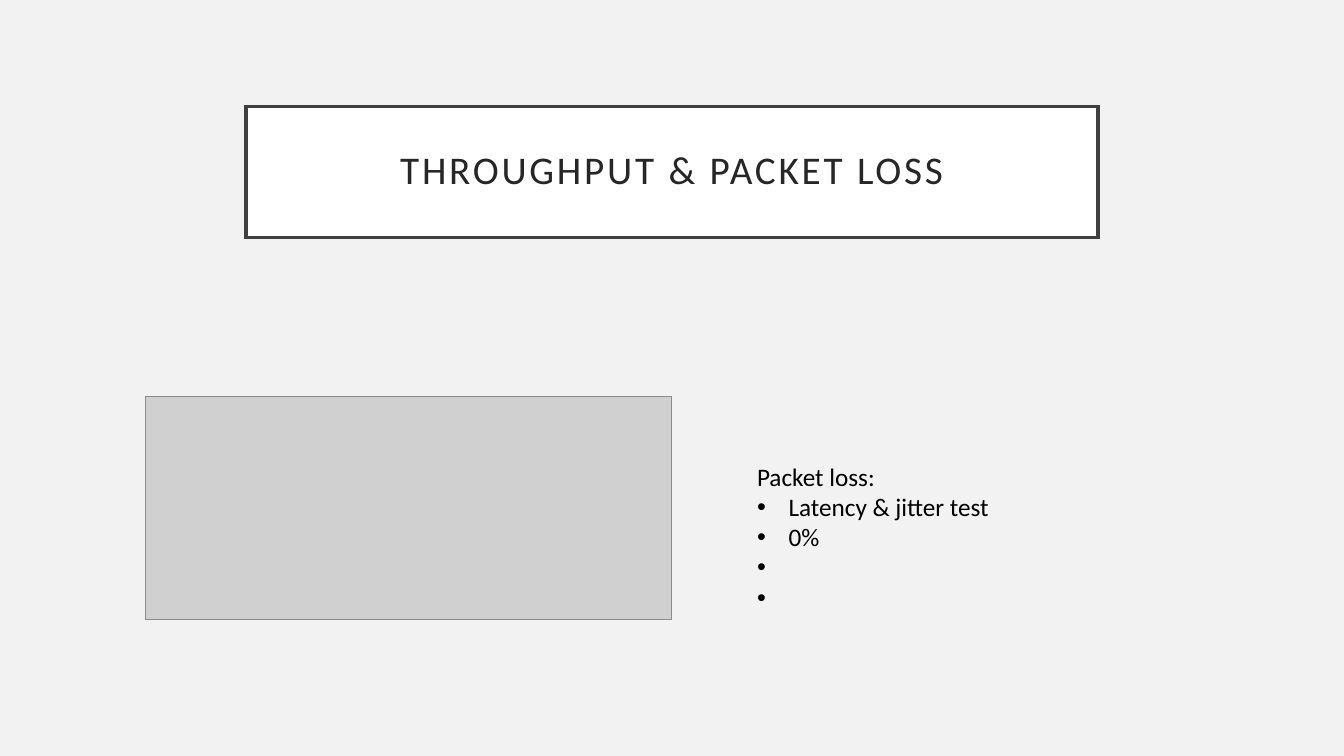
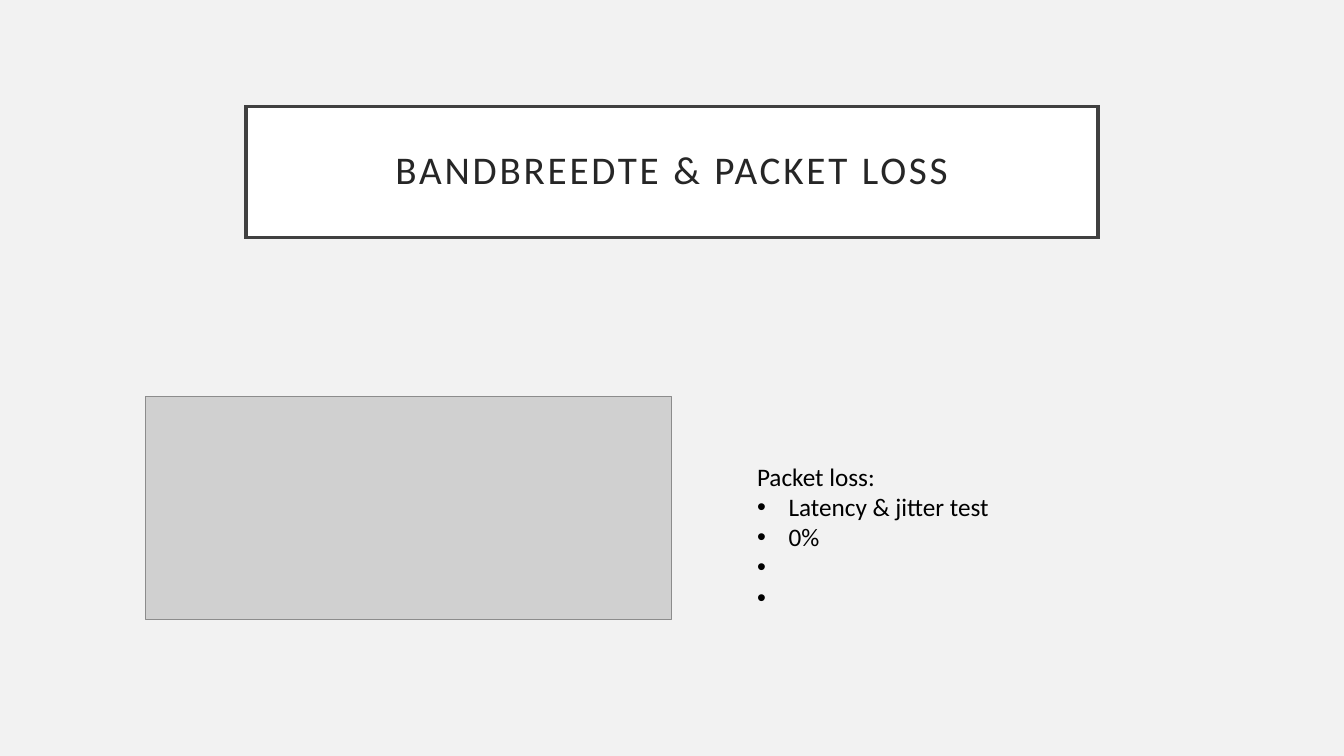
Before and after one commit to JanDeSomviele/Bachelorproef2025, a slide deck: slide 11 of Bachelorproef2025JanDeSomviele.odp (slide 10 before the commit). Drawn at 1344x756 pixels with LibreOffice and Linux fonts; fonts in the diff are those of the drawing; grey boxes stand for pictures. Boxes give left, top, right and bottom in pixels: in the first picture for what was removed or moved away, otherwise in the second. Text is boxed around its words. In the diff, an @@ line names an element or a change of style, - is before the commit and + after.

```diff
--- a/Bachelorproef2025JanDeSomviele.odp
+++ b/Bachelorproef2025JanDeSomviele.odp
@@ title at bbox=[395, 158, 948, 185]: text changed @@
-THROUGHPUT & PACKET LOSS
+BANDBREEDTE & PACKET LOSS
```
Also in this commit, not shown: 7 other slides changed, 2 slides added, 2 other files.
